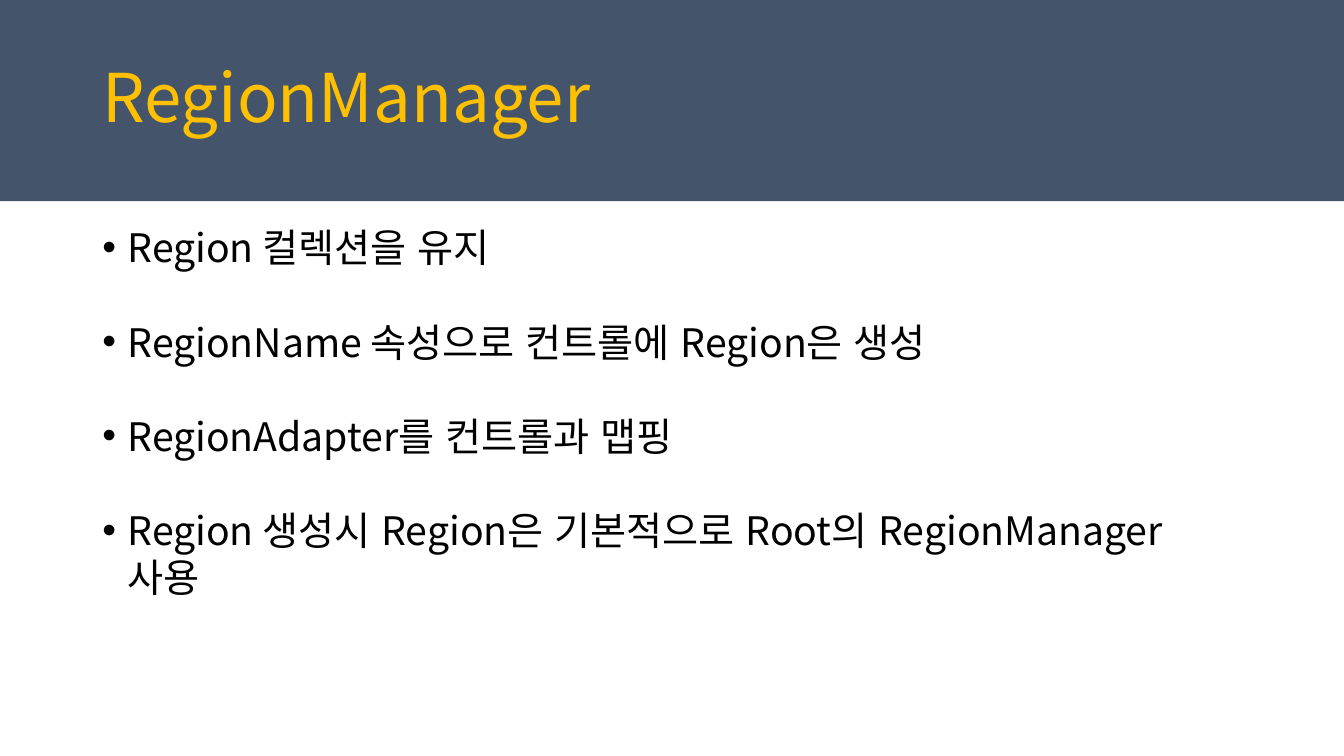
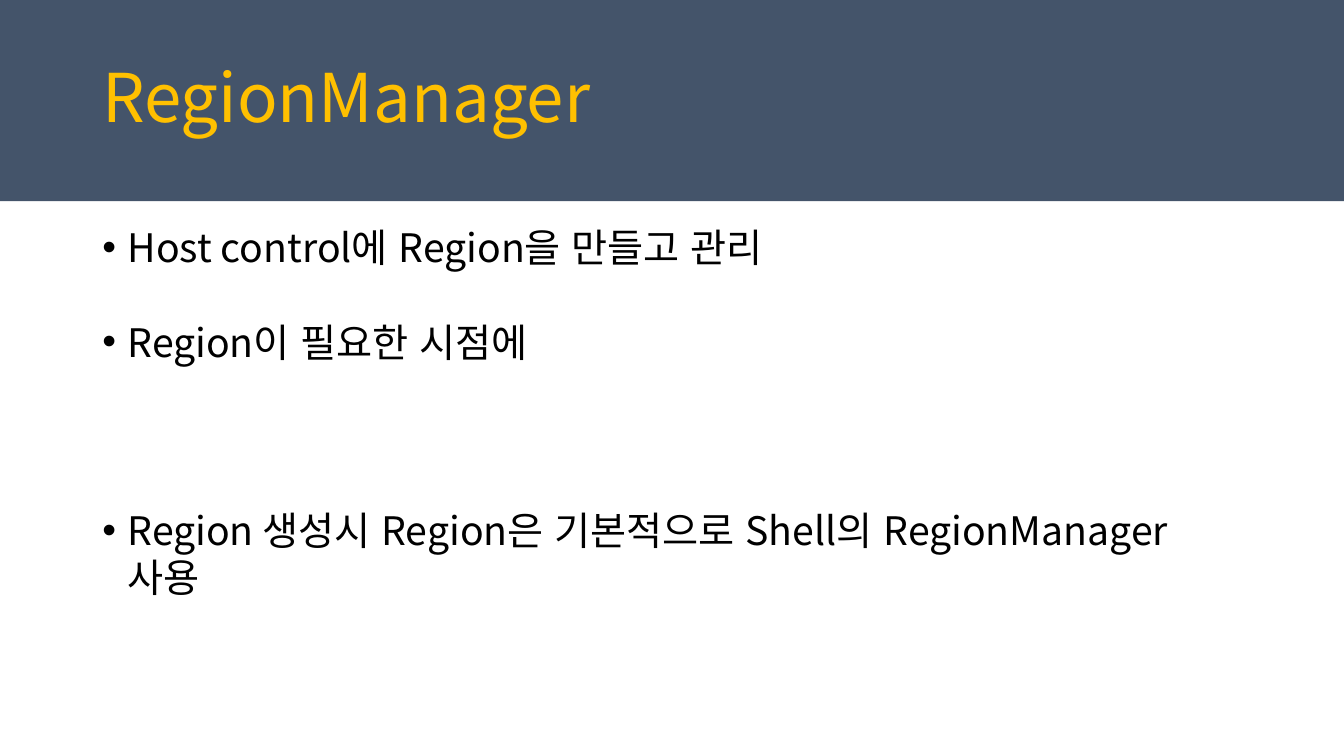
Before and after one commit to juniair/Summary-PPT, a slide deck: slide 14 of PRISM_통합.pptx. Drawn at 1344x756 pixels with LibreOffice and Linux fonts; fonts in the diff are those of the drawing. Boxes give left, top, right and bottom in pixels: in the first picture for what was removed or moved away, otherwise in the second. Text is boxed around its words. In the diff, an @@ line names an element or a change of style, - is before the commit and + after.

```diff
--- a/PRISM_통합.pptx
+++ b/PRISM_통합.pptx
@@ text at [128, 229, 1168, 595]: text changed @@
-• Region 컬렉션을 유지
-• RegionName 속성으로 컨트롤에 Region은 생성
-• RegionAdapter를 컨트롤과 맵핑
-• Region 생성시 Region은 기본적으로 Root의 RegionManager 사용
+• Host control에 Region을 만들고 관리
+• Region이 필요한 시점에
+• Region 생성시 Region은 기본적으로 Shell의 RegionManager 사용
```
Also in this commit, not shown: 2 other slides changed, 1 other file.
